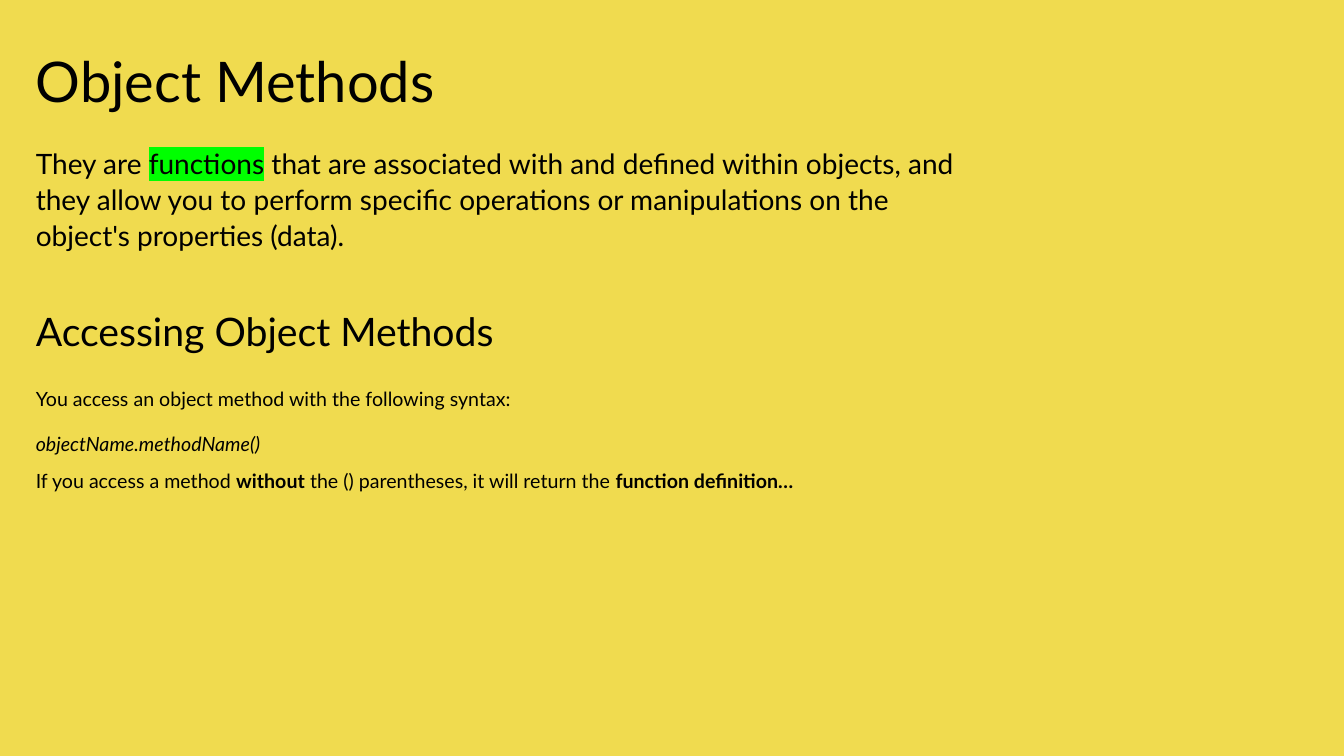
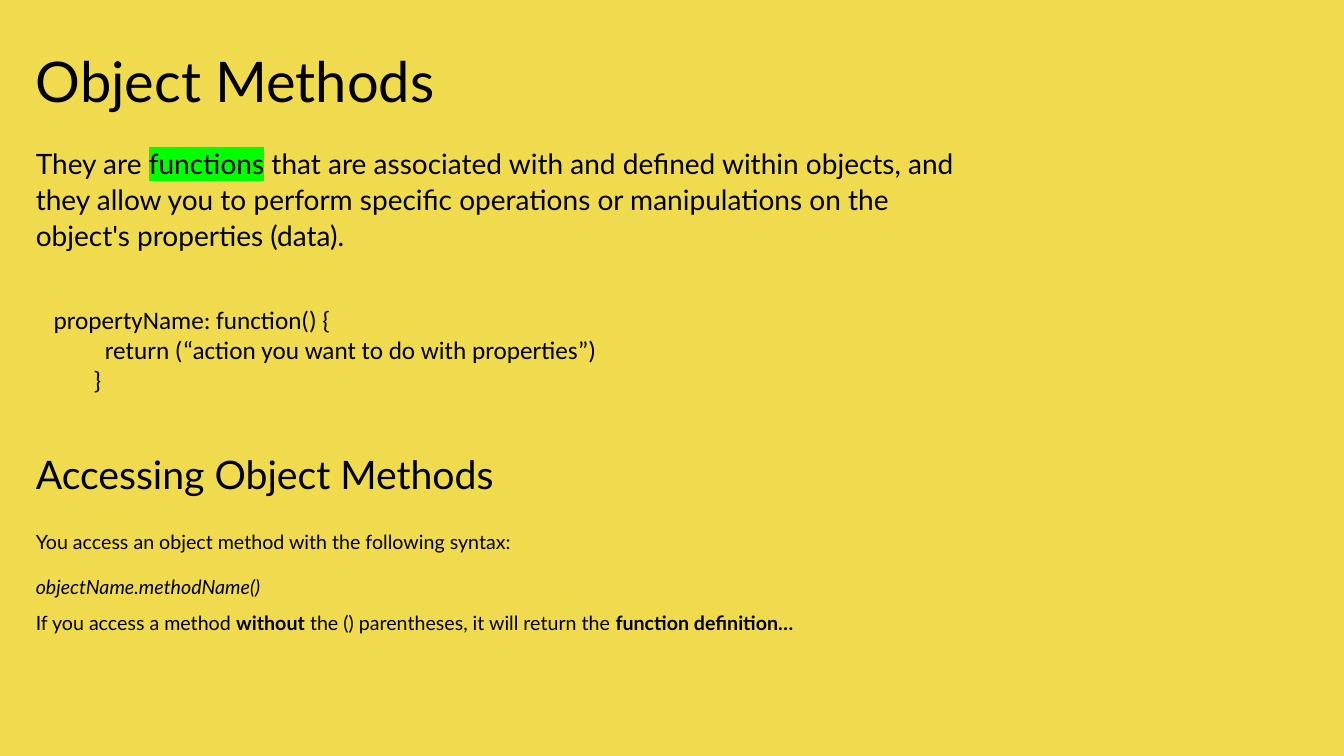
Before and after one commit to CMPE-40062-Azure-Python/JavaScript-Fundamentals, a slide deck: slide 14 of PPT REPORT.pptx. Drawn at 1344x756 pixels with LibreOffice and Linux fonts; fonts in the diff are those of the drawing. Boxes give left, top, right and bottom in pixels: in the first picture for what was removed or moved away, otherwise in the second. Text is boxed around its words. In the diff, an @@ line names an element or a change of style, - is before the commit and + after.

```diff
--- a/PPT REPORT.pptx
+++ b/PPT REPORT.pptx
@@ text added at (x1=54, y1=310, x2=596, y2=363), 18 pt, text #000000 @@
+propertyName: function() {
+return (“action you want to do with properties”)
+}
@@ text "Accessing Object Methods" moved from (x1=36, y1=317, x2=793, y2=492) to (x1=36, y1=460, x2=793, y2=634) @@
```
Also in this commit, not shown: 1 other file.
